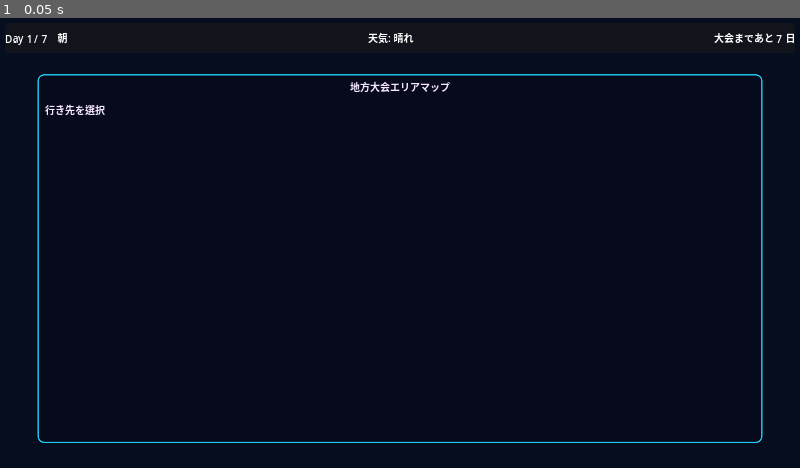
Above: before the commit, frame 1.
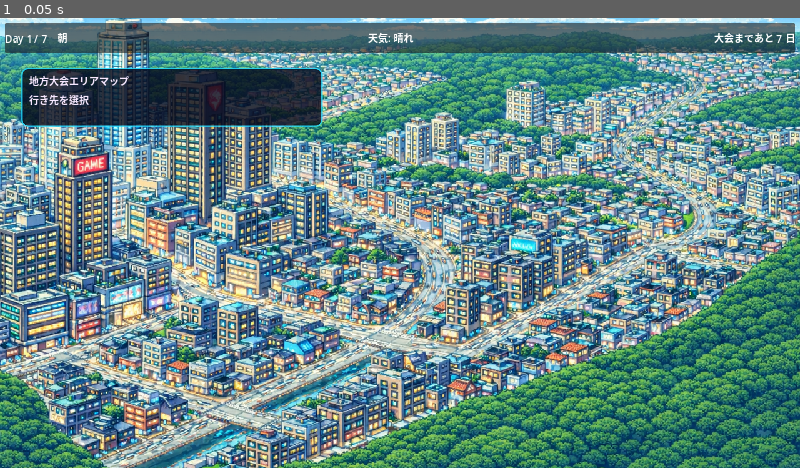
Above: after the commit, the same moment.

Repository: haseatsu114514-dot/shisha-game
Game: Godot game, scene res://scenes/daily/map.tscn
The game is run twice, just before and just after one commit, with the same random seed, the same clock (stepped at 60 frames per second) and the same inputs. This scene is started directly instead of the project's main scene.
Inputs:
- Up to frame 1 (0.05 s): no input

The runs differ from the first frame. In frame 1, 98% of the frame differs, in the area x 0-100%, y 0-100%.

Commit message:
Revamp city map UI and add organized asset/brand folders

Diff:
--- a/scenes/daily/map.tscn
+++ b/scenes/daily/map.tscn
@@ -1,7 +1,9 @@
-[gd_scene load_steps=3 format=3]
+[gd_scene load_steps=5 format=3]
 
 [ext_resource type="Script" path="res://scripts/daily/map.gd" id="1"]
 [ext_resource type="PackedScene" path="res://scenes/ui/hud.tscn" id="2"]
+[ext_resource type="Texture2D" path="res://assets/backgrounds/bg_map_local_day.png" id="3"]
+[ext_resource type="Texture2D" path="res://assets/backgrounds/bg_map_local_night.png" id="4"]
 
 [node name="Map" type="Control"]
 layout_mode = 3
@@ -10,39 +12,64 @@
 anchor_bottom = 1.0
 script = ExtResource("1")
 
-[node name="Background" type="ColorRect" parent="."]
+[node name="MapBackground" type="TextureRect" parent="."]
+unique_name_in_owner = true
 layout_mode = 1
 anchors_preset = 15
 anchor_right = 1.0
 anchor_bottom = 1.0
-color = Color(0.0235294, 0.0509804, 0.121569, 1)
+texture = ExtResource("3")
+expand_mode = 1
+stretch_mode = 5
+
+[node name="MapNightBackground" type="TextureRect" parent="."]
+unique_name_in_owner = true
+layout_mode = 1
+anchors_preset = 15
+anchor_right = 1.0
+anchor_bottom = 1.0
+texture = ExtResource("4")
+expand_mode = 1
+stretch_mode = 5
+visible = false
+
+[node name="NightOverlay" type="ColorRect" parent="."]
+unique_name_in_owner = true
+layout_mode = 1
+anchors_preset = 15
+anchor_right = 1.0
+anchor_bottom = 1.0
+color = Color(0.02, 0.04, 0.08, 0.0)
+
+[node name="SpotLayer" type="Control" parent="."]
+unique_name_in_owner = true
+layout_mode = 1
+anchors_preset = 15
+anchor_right = 1.0
+anchor_bottom = 1.0
 
 [node name="MapPanel" type="PanelContainer" parent="."]
 layout_mode = 1
-offset_left = 60.0
-offset_top = 90.0
-offset_right = 1220.0
-offset_bottom = 680.0
+offset_left = 34.0
+offset_top = 80.0
+offset_right = 516.0
+offset_bottom = 174.0
+self_modulate = Color(1, 1, 1, 0.86)
 
 [node name="MapVBox" type="VBoxContainer" parent="MapPanel"]
 layout_mode = 2
-theme_override_constants/separation = 12
+theme_override_constants/separation = 6
 
 [node name="TitleLabel" type="Label" parent="MapPanel/MapVBox"]
 layout_mode = 2
 text = "地方大会エリアマップ"
-horizontal_alignment = 1
+horizontal_alignment = 0
 
 [node name="MessageLabel" type="Label" parent="MapPanel/MapVBox"]
 unique_name_in_owner = true
 layout_mode = 2
 text = "行き先を選択"
-
-[node name="SpotContainer" type="VBoxContainer" parent="MapPanel/MapVBox"]
-unique_name_in_owner = true
-layout_mode = 2
-size_flags_vertical = 3
-theme_override_constants/separation = 8
+autowrap_mode = 3
 
 [node name="HUD" parent="." instance=ExtResource("2")]
 
--- a/scripts/autoload/game_manager.gd
+++ b/scripts/autoload/game_manager.gd
@@ -142,7 +142,11 @@
 
 
 func play_daily_bgm() -> void:
-	play_bgm(BGM_DAILY_PATH, -11.0, true)
+	if ResourceLoader.exists(BGM_DAILY_PATH):
+		play_bgm(BGM_DAILY_PATH, -11.0, true)
+		return
+	if ResourceLoader.exists(BGM_CHILLHOUSE_PATH):
+		play_bgm(BGM_CHILLHOUSE_PATH, -10.0, true)
 
 
 func start_new_game() -> void:
--- a/scripts/daily/map.gd
+++ b/scripts/daily/map.gd
@@ -1,15 +1,46 @@
 extends Control
 
-@onready var spot_container: VBoxContainer = %SpotContainer
+@onready var map_background: TextureRect = %MapBackground
+@onready var map_night_background: TextureRect = %MapNightBackground
+@onready var night_overlay: ColorRect = %NightOverlay
+@onready var spot_layer: Control = %SpotLayer
 @onready var message_label: Label = %MessageLabel
 @onready var confirm_dialog: ConfirmationDialog = %ConfirmDialog
 
 var _pending_spot: Dictionary = {}
+var _pin_texture: Texture2D
+var _pin_event_texture: Texture2D
+var _face_cache: Dictionary = {}
+
+const SPOT_POSITIONS_DAY: Dictionary = {
+	"chillhouse": Vector2(300, 420),
+	"shop": Vector2(1020, 486),
+	"nishio": Vector2(1030, 254),
+	"adam": Vector2(720, 224),
+	"ryuji": Vector2(498, 286),
+	"home": Vector2(214, 544),
+}
+
+const SPOT_POSITIONS_NIGHT: Dictionary = {
+	"chillhouse": Vector2(300, 420),
+	"shop": Vector2(1020, 486),
+	"nishio": Vector2(1030, 254),
+	"adam": Vector2(720, 224),
+	"ryuji": Vector2(498, 286),
+	"home": Vector2(214, 544),
+}
+
+const FACE_BY_SPOT_ID: Dictionary = {
+	"nishio": "nishio",
+	"adam": "adam",
+	"ryuji": "ryuji",
+}
 
 
 func _ready() -> void:
 	GameManager.play_daily_bgm()
 	confirm_dialog.confirmed.connect(_on_confirmed)
+	_load_marker_textures()
 
 	if CalendarManager.current_time == "noon":
 		var noon_event = str(GameManager.pop_transient("forced_noon_action", ""))
@@ -36,35 +67,32 @@
 
 
 func _refresh_spots() -> void:
-	for child in spot_container.get_children():
+	for child in spot_layer.get_children():
 		child.queue_free()
 
+	_apply_map_visuals()
 	message_label.text = "行き先を選択"
 
 	for spot in _build_spot_list():
-		var button = Button.new()
-		button.text = spot["label"]
-		button.size_flags_horizontal = Control.SIZE_EXPAND_FILL
-		button.pressed.connect(_on_spot_pressed.bind(spot))
-		spot_container.add_child(button)
+		_add_spot_marker(spot)
 
 
 func _build_spot_list() -> Array:
 	var spots: Array = []
 	if CalendarManager.current_time == "noon":
-		spots.append({"id": "chillhouse", "label": "📍 チルハウス"})
-		spots.append({"id": "shop", "label": "📍 シーシャショップ"})
+		spots.append({"id": "chillhouse", "label": "チルハウス"})
+		spots.append({"id": "shop", "label": "シーシャショップ"})
 		if CalendarManager.current_day >= 2:
-			spots.append({"id": "nishio", "label": "📍 にしおの店"})
-			spots.append({"id": "adam", "label": "📍 アダムの店"})
-			spots.append({"id": "ryuji", "label": "📍 リュウジの店"})
+			spots.append({"id": "nishio", "label": "にしおの店"})
+			spots.append({"id": "adam", "label": "アダムの店"})
+			spots.append({"id": "ryuji", "label": "リュウジの店"})
 	elif CalendarManager.current_time == "night":
-		spots.append({"id": "chillhouse", "label": "📍 チルハウス（夜）"})
-		spots.append({"id": "home", "label": "📍 自宅で休む"})
+		spots.append({"id": "chillhouse", "label": "チルハウス（夜）"})
+		spots.append({"id": "home", "label": "自宅で休む"})
 		if CalendarManager.current_day >= 2:
-			spots.append({"id": "nishio", "label": "📍 にしおの店（夜）"})
-			spots.append({"id": "adam", "label": "📍 アダムの店（夜）"})
-			spots.append({"id": "ryuji", "label": "📍 リュウジの店（夜）"})
+			spots.append({"id": "nishio", "label": "にしおの店（夜）"})
+			spots.append({"id": "adam", "label": "アダムの店（夜）"})
+			spots.append({"id": "ryuji", "label": "リュウジの店（夜）"})
 	return spots
 
 
@@ -127,3 +155,109 @@
 		CalendarManager.advance_time()
 	_go_next_phase()
 	return true
+
+
+func _apply_map_visuals() -> void:
+	var is_night = CalendarManager.current_time == "night"
+	map_background.visible = not is_night
+	map_night_background.visible = is_night
+	night_overlay.color = Color(0.02, 0.05, 0.08, 0.14) if is_night else Color(0, 0, 0, 0)
+
+
+func _load_marker_textures() -> void:
+	_pin_texture = _safe_load_texture("res://assets/ui/ui_map_pin.png")
+	_pin_event_texture = _safe_load_texture("res://assets/ui/ui_map_pin_event.png")
+
+
+func _add_spot_marker(spot: Dictionary) -> void:
+	var id = str(spot.get("id", ""))
+	var marker = Control.new()
+	marker.size_flags_horizontal = Control.SIZE_SHRINK_CENTER
+	marker.custom_minimum_size = Vector2(150, 120)
+	marker.position = _get_marker_position(id)
+
+	var pin = TextureButton.new()
+	pin.custom_minimum_size = Vector2(64, 64)
+	pin.position = Vector2(44, 8)
+	pin.texture_normal = _pin_event_texture if _is_event_spot(id) else _pin_texture
+	pin.ignore_texture_size = false
+	pin.stretch_mode = TextureButton.STRETCH_KEEP_ASPECT_CENTERED
+	pin.pressed.connect(_on_spot_pressed.bind(spot))
+	marker.add_child(pin)
+
+	var face_tex = _get_face_texture(id)
+	if face_tex != null:
+		var face = TextureRect.new()
+		face.custom_minimum_size = Vector2(46, 46)
+		face.position = Vector2(53, -26)
+		face.texture = face_tex
+		face.expand_mode = 1
+		face.stretch_mode = 5
+		pin.add_child(face)
+
+	var label_panel = PanelContainer.new()
+	label_panel.position = Vector2(16, 68)
+	label_panel.custom_minimum_size = Vector2(118, 36)
+	label_panel.self_modulate = Color(1, 1, 1, 0.9)
+
+	var style = StyleBoxFlat.new()
+	style.bg_color = Color(0.03, 0.05, 0.09, 0.86)
+	style.border_color = Color(0.44, 0.76, 1.0, 0.96)
+	style.border_width_top = 1
+	style.border_width_bottom = 1
+	style.border_width_left = 1
+	style.border_width_right = 1
+	style.corner_radius_top_left = 8
+	style.corner_radius_top_right = 8
+	style.corner_radius_bottom_left = 8
+	style.corner_radius_bottom_right = 8
+	label_panel.add_theme_stylebox_override("panel", style)
+
+	var label = Label.new()
+	label.anchor_right = 1.0
+	label.anchor_bottom = 1.0
+	label.horizontal_alignment = HORIZONTAL_ALIGNMENT_CENTER
+	label.vertical_alignment = VERTICAL_ALIGNMENT_CENTER
+	label.text = str(spot.get("label", "スポット"))
+	label.add_theme_font_size_override("font_size", 15)
+	label_panel.add_child(label)
+	marker.add_child(label_panel)
+
+	spot_layer.add_child(marker)
+
+
+func _get_marker_position(spot_id: String) -> Vector2:
+	var table = SPOT_POSITIONS_NIGHT if CalendarManager.current_time == "night" else SPOT_POSITIONS_DAY
+	var base = table.get(spot_id, Vector2(640, 360))
+	return base - Vector2(75, 58)
+
+
+func _is_event_spot(spot_id: String) -> bool:
+	if spot_id == "chillhouse" and CalendarManager.current_day >= 5 and not EventFlags.get_flag("ch1_day5_sumi_story"):
+		return true
+	if spot_id in ["nishio", "adam", "ryuji"] and not EventFlags.get_flag("ch1_%s_met" % spot_id):
+		return true
+	return false
+
+
+func _get_face_texture(spot_id: String) -> Texture2D:
+	if not FACE_BY_SPOT_ID.has(spot_id):
+		return null
+	var face_id = str(FACE_BY_SPOT_ID[spot_id])
+	var met_flag = "ch1_%s_met" % face_id
+	if not EventFlags.get_flag(met_flag):
+		return null
+
+	if _face_cache.has(face_id):
+		return _face_cache[face_id]
+	var path = "res://assets/sprites/faces/face_%s.png" % face_id
+	var tex = _safe_load_texture(path)
+	_face_cache[face_id] = tex
+	return tex
+
+
+func _safe_load_texture(path: String) -> Texture2D:
+	if not ResourceLoader.exists(path):
+		return null
+	var loaded = load(path)
+	return loaded as Texture2D
Binary file added: asset_sources/images/chillhouse_inside_source.png
Binary file added: asset_sources/images/map_city_night_source.png
Binary file added: asset_sources/images/map_city_source.png
Binary file added: asset_sources/images/map_city_source_alt.png
Binary file changed: assets/backgrounds/bg_map_local.png
Binary file added: assets/backgrounds/bg_map_local_day.png
Binary file added: assets/backgrounds/bg_map_local_night.png
Not shown, added: asset_sources/README.md
Not shown, added: asset_sources/music/daily_bgm_source.mp3
Not shown, added: brand/README.md
Not shown, added: brand/story_and_structure.md
